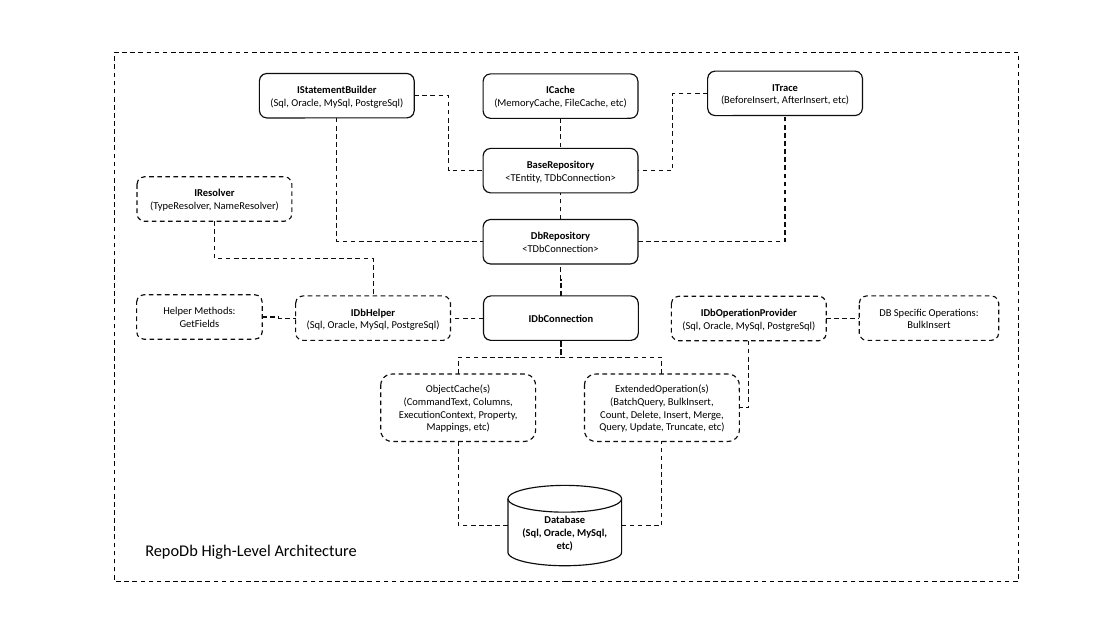
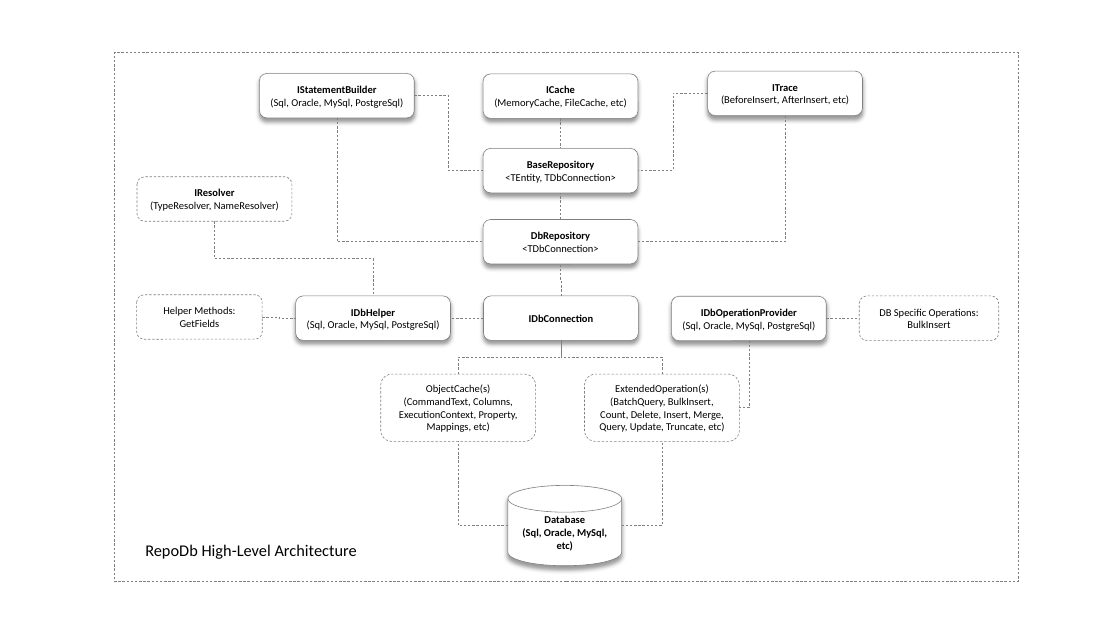
Before and after one commit to mikependon/RepoDB, a slide deck: slide 1 of RepoDb.Wiki/Files/HLA.pptx. Drawn at 1120x630 pixels with LibreOffice and Linux fonts; fonts in the diff are those of the drawing. Boxes give left, top, right and bottom in pixels: in the first picture for what was removed or moved away, otherwise in the second. Text is boxed around its words. In the diff, an @@ line names an element or a change of style, - is before the commit and + after.

```diff
--- a/RepoDb.Wiki/Files/HLA.pptx
+++ b/RepoDb.Wiki/Files/HLA.pptx
@@ rectangle at [114, 52, 1018, 581]: outline #000000 1 pt dashed to #808080 0.5 pt dashed @@
@@ fill none to #FFFFFF; outline #0D0D0D 1 pt to #808080 0.5 pt; shadow on in 7 elements at [508, 486, 622, 566], [484, 296, 639, 340], [483, 219, 638, 264], [483, 149, 638, 193], [707, 71, 862, 116], [260, 73, 414, 118], [483, 74, 638, 118] @@
@@ elbow line (337, 118) - (483, 242): stroke #0D0D0D 1 pt dashed to #808080 0.5 pt dashed @@
@@ elbow line (414, 96) - (483, 171): stroke #0D0D0D 1 pt dashed to #808080 0.5 pt dashed @@
@@ elbow line (560, 118) - (560, 149): stroke #0D0D0D 1 pt dashed to #808080 0.5 pt dashed @@
@@ elbow line (638, 242) - (786, 116): stroke #0D0D0D 1 pt dashed to #808080 0.5 pt dashed @@
@@ elbow line (707, 93) - (639, 171): stroke #0D0D0D 1 pt dashed to #808080 0.5 pt dashed @@
@@ outline #0D0D0D 1 pt dashed to #808080 0.5 pt dashed in 5 elements at [381, 374, 535, 441], [137, 295, 262, 339], [860, 296, 999, 340], [585, 374, 739, 441], [137, 176, 292, 221] @@
@@ elbow line (560, 219) - (560, 193): stroke #0D0D0D 1 pt dashed to #808080 0.5 pt dashed @@
@@ elbow line (214, 221) - (373, 296): stroke #0D0D0D 1 pt dashed to #808080 0.5 pt dashed @@
@@ elbow line (561, 296) - (560, 264): stroke #0D0D0D 1 pt dashed to #808080 0.5 pt dashed @@
@@ rounded rectangle "IDbHelper" at [296, 296, 450, 340]: fill none to #FFFFFF; outline #0D0D0D 1 pt dashed to #808080 0.5 pt; shadow on @@
@@ rounded rectangle "IDbOperationProvider" at [671, 297, 826, 341]: fill none to #FFFFFF; outline #0D0D0D 1 pt dashed to #808080 0.5 pt; shadow on @@
@@ elbow line (262, 317) - (296, 318): stroke #0D0D0D 1 pt dashed to #808080 0.5 pt dashed @@
@@ elbow line (484, 318) - (450, 318): stroke #0D0D0D 1 pt dashed to #808080 0.5 pt dashed @@
@@ elbow line (827, 318) - (860, 318): stroke #0D0D0D 1 pt dashed to #808080 0.5 pt dashed @@
@@ elbow line (458, 374) - (561, 340): stroke #0D0D0D 1 pt dashed to #808080 0.5 pt dashed @@
@@ elbow line (662, 374) - (561, 340): stroke #0D0D0D 1 pt dashed to #808080 0.5 pt dashed @@
@@ elbow line (749, 341) - (739, 408): stroke #0D0D0D 1 pt dashed to #808080 0.5 pt dashed @@
@@ elbow line (508, 526) - (458, 442): stroke #0D0D0D 1 pt dashed to #808080 0.5 pt dashed @@
@@ elbow line (622, 526) - (662, 442): stroke #0D0D0D 1 pt dashed to #808080 0.5 pt dashed @@
```
Also in this commit, not shown: 1 other file.
